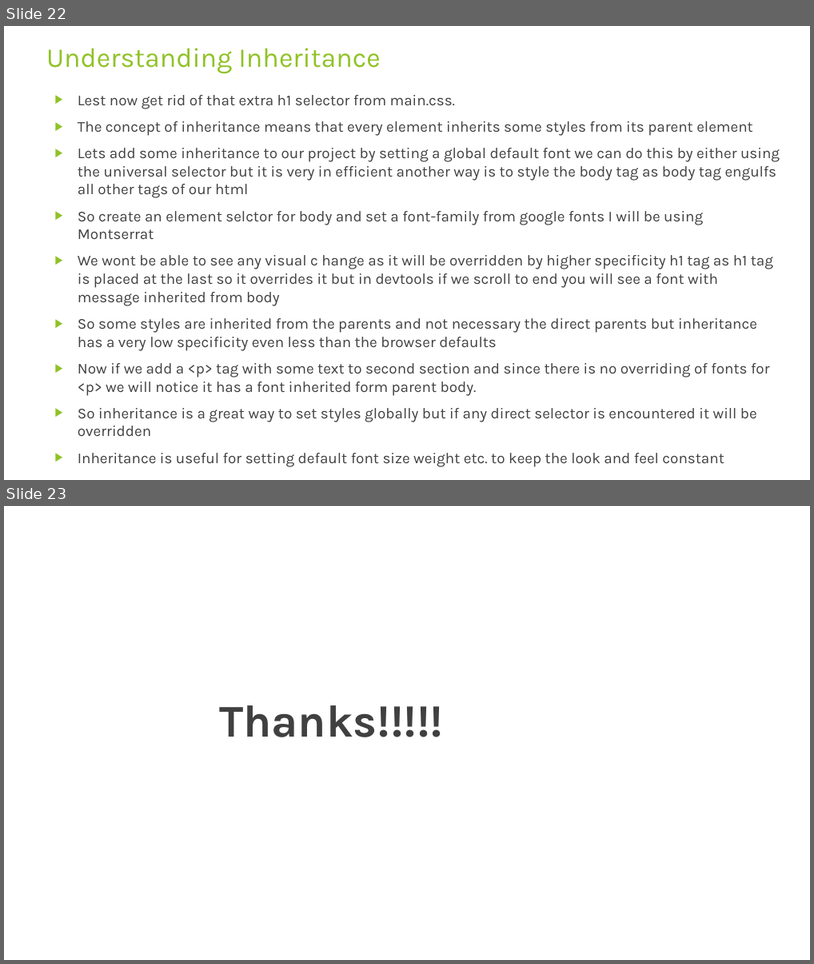
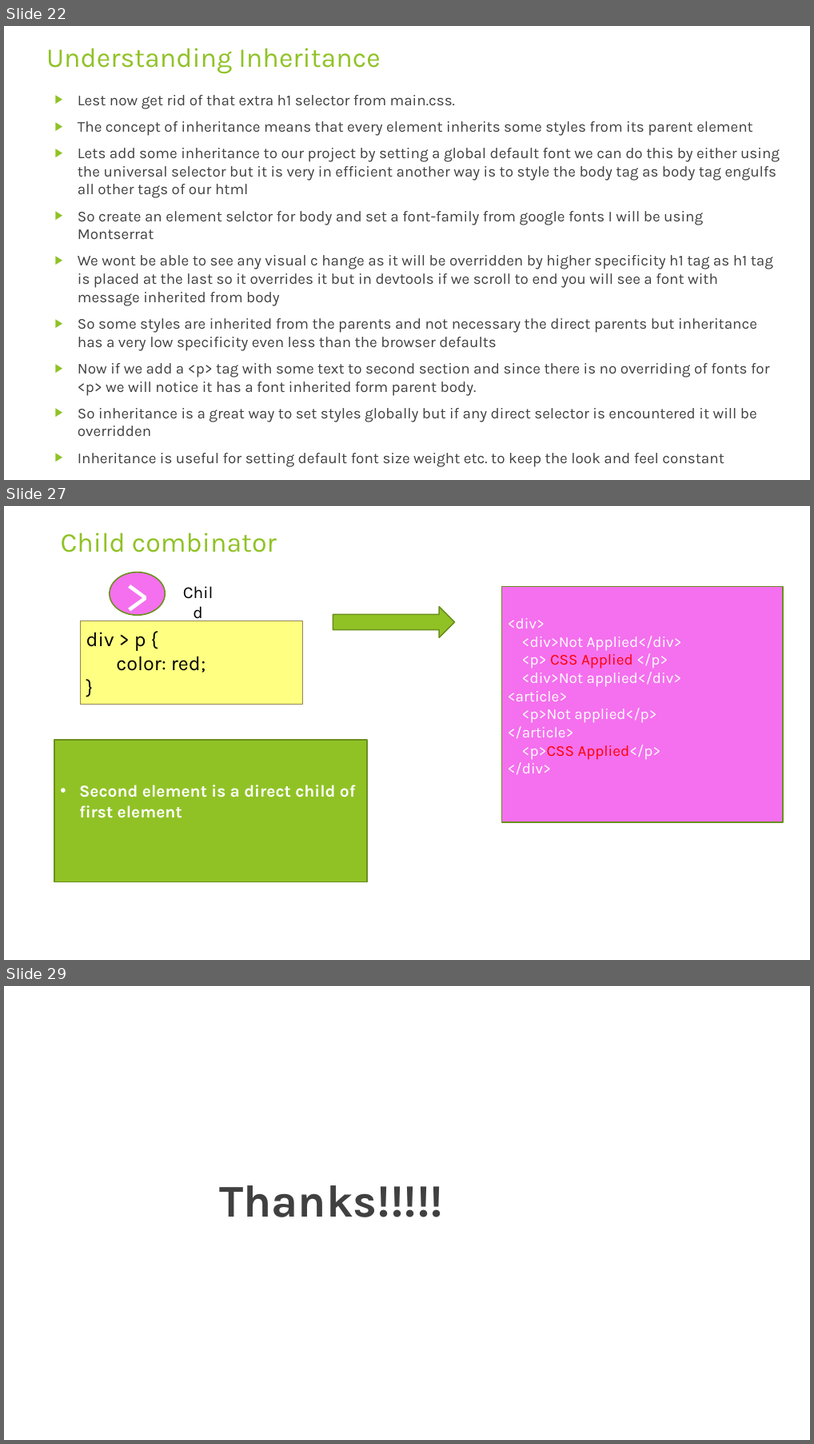
Before and after one commit to rudhrainfogain/CSS, a slide deck: PPT/Css-v2.pptx. Shown one above the other, each under a label of ours: slides 22 and 23 before the commit, slides 22, 27 and 29 after it; the slides between them are not shown. The pictures are 814x964 and 814x1444 pixels, drawn with LibreOffice and Linux fonts; fonts in the diff are those of the drawing. Boxes give left, top, right and bottom in pixels: in the first picture for what was removed or moved away, otherwise in the second. Text is boxed around its words. In the diff, an @@ line names an element or a change of style, - is before the commit and + after.

Commit message:
Combinators

```diff
--- a/PPT/Css-v2.pptx
+++ b/PPT/Css-v2.pptx
@@ slide 27 added at bbox=[4, 506, 810, 960], background #FFFFFF @@
@@ text added at bbox=[61, 532, 126, 552], 20 pt, text #000000 @@
+Child
@@ title added at bbox=[132, 532, 277, 552], 32.4 pt, text #90C226 @@
+Child combinator
@@ ellipse added at bbox=[110, 572, 165, 615], fill #F470EE, outline #6B901C 1.5 pt, 60 pt, text #FFFFFF @@
+>
@@ rectangle added at bbox=[502, 587, 783, 822], fill #F470EE, outline #6B901C 1.5 pt, 18 pt, text #FFFFFF @@
+<div>
+<div>Not Applied</div>
+<p> CSS Applied </p>
+<div>Not applied</div>
+<article>
+<p>Not applied</p>
+</article>
+<p>CSS Applied</p>
+</div>
@@ rectangle added at bbox=[80, 621, 303, 704], fill #FFFF81, outline #918655 1 pt, 24 pt, text #000000 @@
+div > p {
+color: red;
+}
@@ right arrow added at bbox=[333, 607, 454, 637], fill #90C226, outline #6B901C 1.5 pt @@
@@ rectangle added at bbox=[54, 740, 367, 882], fill #90C226, outline #6B901C 1.5 pt, 20 pt, text #FFFFFF, bold @@
+• Second element is a direct child of first element
@@ what was slide 23 is now slide 29 @@
```
Also in this commit, not shown: 5 other slides added.
